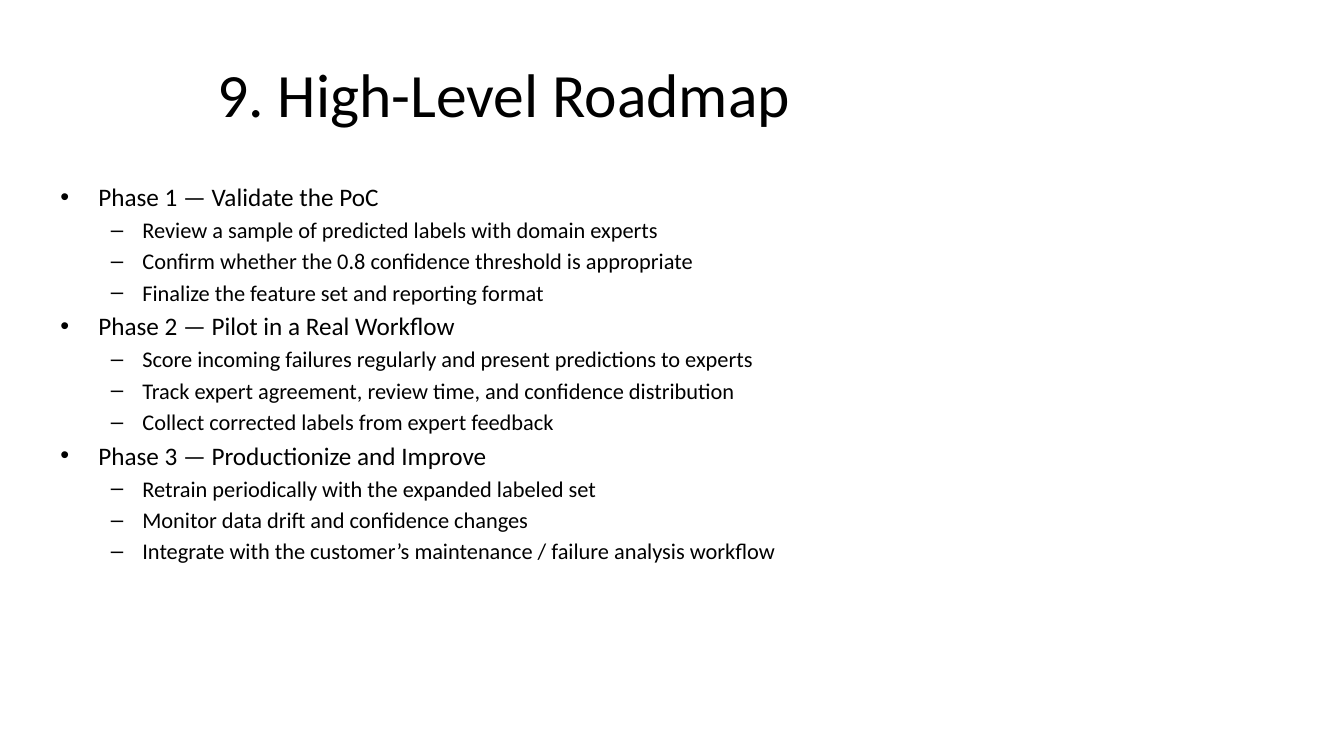
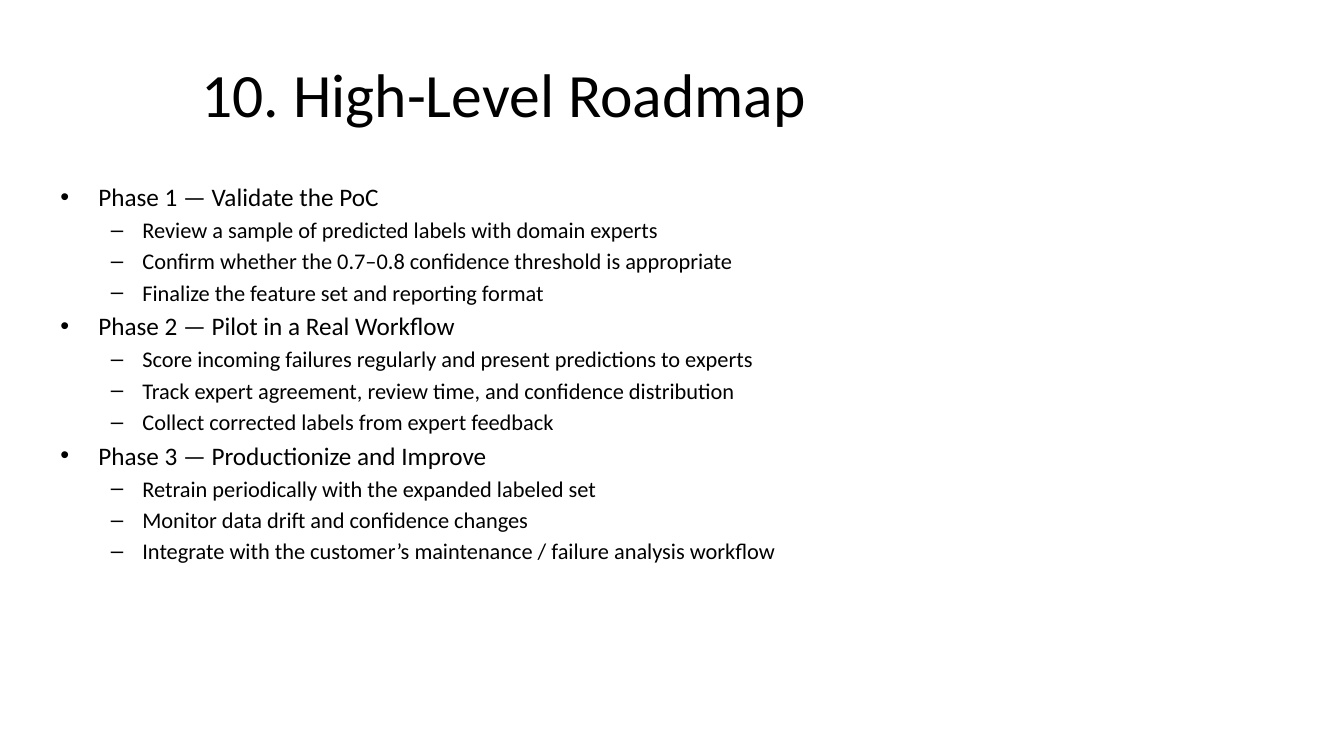
Before and after one commit to hadareal/sensor-failure-clustering, a slide deck: slide 11 of presentation/ML6_machine_failure_presentation_final.pptx (slide 10 before the commit). Drawn at 1344x756 pixels with LibreOffice and Linux fonts; fonts in the diff are those of the drawing. Boxes give left, top, right and bottom in pixels: in the first picture for what was removed or moved away, otherwise in the second. Text is boxed around its words. In the diff, an @@ line names an element or a change of style, - is before the commit and + after.

```diff
--- a/presentation/ML6_machine_failure_presentation_final.pptx
+++ b/presentation/ML6_machine_failure_presentation_final.pptx
@@ title at box(201, 74, 805, 128): text changed @@
-9. High-Level Roadmap
+10. High-Level Roadmap
@@ text at box(142, 253, 732, 273): text changed @@
-  – Confirm whether the 0.8 confidence threshold is appropriate
+  – Confirm whether the 0.7–0.8 confidence threshold is appropriate
```
Also in this commit, not shown: 10 other slides changed, 1 slide added, 4 other files.
